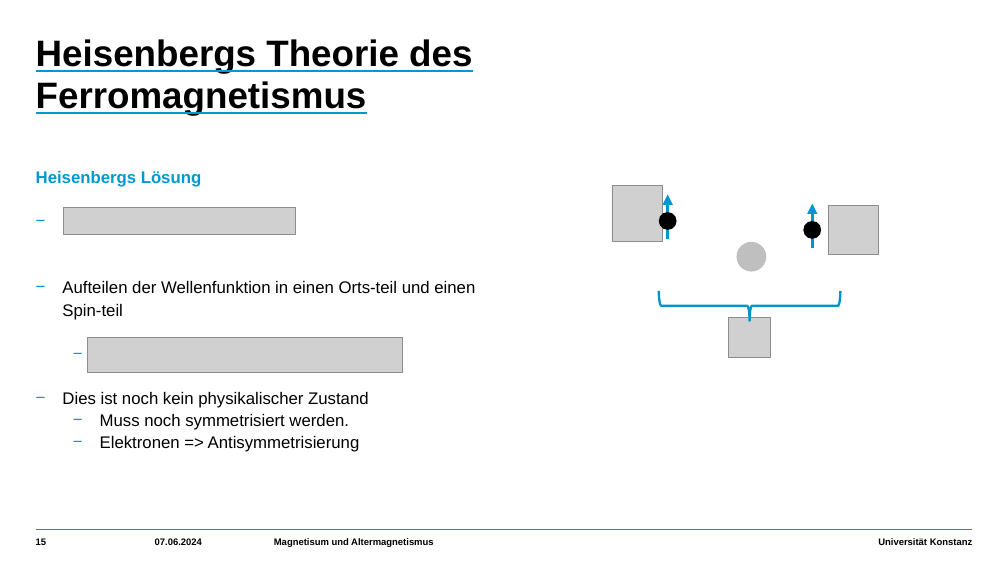
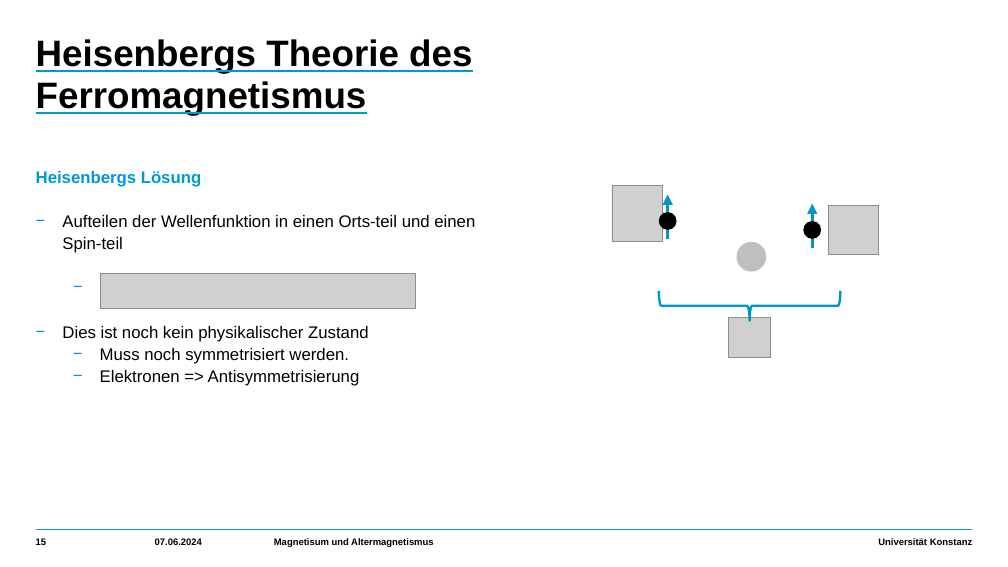
Before and after one commit to HolykingJulex/EstimateSeminar, a slide deck: slide 15 of Vortrag.pptx. Drawn at 1008x567 pixels with LibreOffice and Linux fonts; fonts in the diff are those of the drawing; grey boxes stand for pictures. Boxes give left, top, right and bottom in pixels: in the first picture for what was removed or moved away, otherwise in the second. Text is boxed around its words. In the diff, an @@ line names an element or a change of style, - is before the commit and + after.

```diff
--- a/Vortrag.pptx
+++ b/Vortrag.pptx
@@ picture removed at (x1=64, y1=208, x2=296, y2=234) @@
@@ text at (x1=62, y1=213, x2=91, y2=231): paragraph removed @@
-    − Psi(
@@ picture moved from (x1=87, y1=338, x2=402, y2=374) to (x1=101, y1=274, x2=416, y2=309) @@
```
Also in this commit, not shown: 7 other slides changed, 1 slide added, 2 other files.
